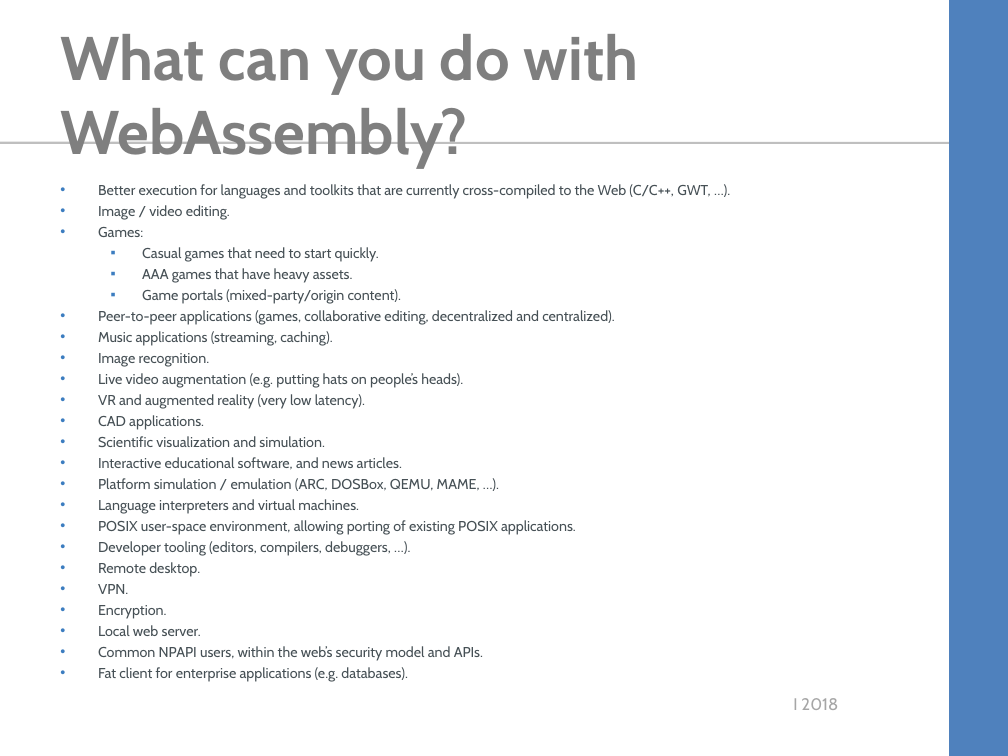
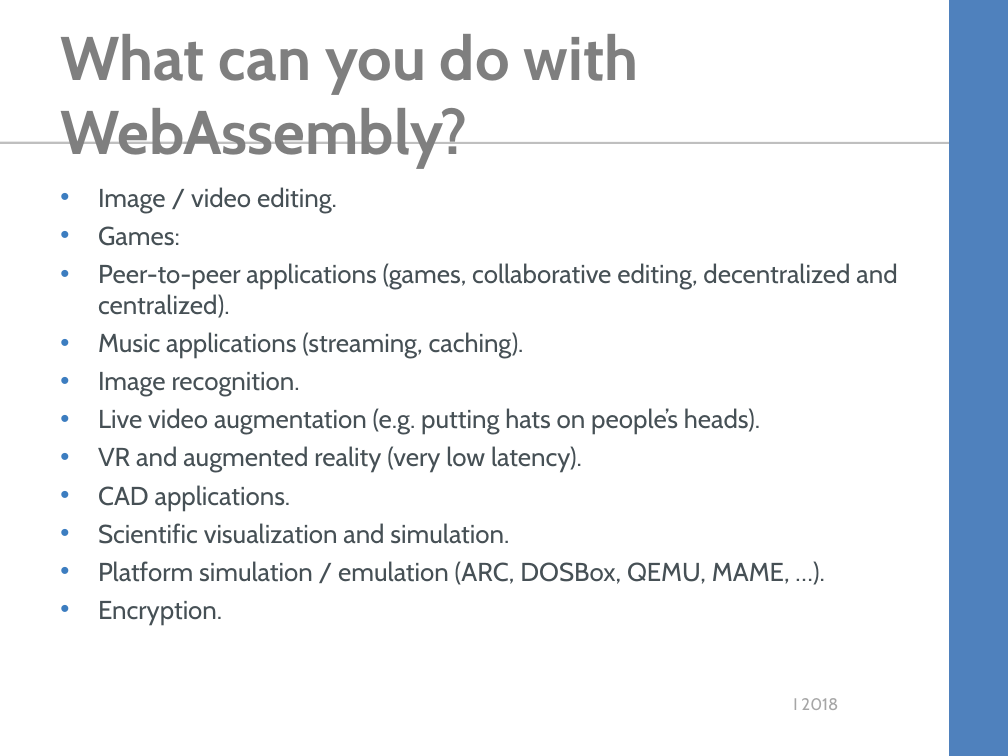
Before and after one commit to kimtuck/WebAssembly, a slide deck: slide 9 of webassembly.ppt. Drawn at 1008x756 pixels with LibreOffice and Linux fonts; fonts in the diff are those of the drawing; background and template pictures are left out. Boxes give left, top, right and bottom in pixels: in the first picture for what was removed or moved away, otherwise in the second. Text is boxed around its words. In the diff, an @@ line names an element or a change of style, - is before the commit and + after.

```diff
--- a/webassembly.ppt
+++ b/webassembly.ppt
@@ text "Image / video editing." at <box>98,187,897,624</box>: size 10.2 to 18.5 pt; more space between paragraphs @@
@@ text at <box>98,184,711,199</box>: paragraph removed @@
-• Better execution for languages and toolkits that are currently cross-compiled to the Web (C/C++, GWT, …).
@@ text at <box>142,247,401,304</box>: paragraphs removed @@
-  ▪ Casual games that need to start quickly.
-  ▪ AAA games that have heavy assets.
-  ▪ Game portals (mixed-party/origin content).
@@ text at <box>98,457,402,470</box>: paragraph removed @@
-• Interactive educational software, and news articles.
@@ text at <box>98,499,576,594</box>: paragraphs removed @@
-• Language interpreters and virtual machines.
-• POSIX user-space environment, allowing porting of existing POSIX applications.
-• Developer tooling (editors, compilers, debuggers, …).
-• Remote desktop.
-• VPN.
@@ text at <box>98,625,483,682</box>: paragraphs removed @@
-• Local web server.
-• Common NPAPI users, within the web’s security model and APIs.
-• Fat client for enterprise applications (e.g. databases).
```
Also in this commit, not shown: 3 other slides changed, 13 other files.
